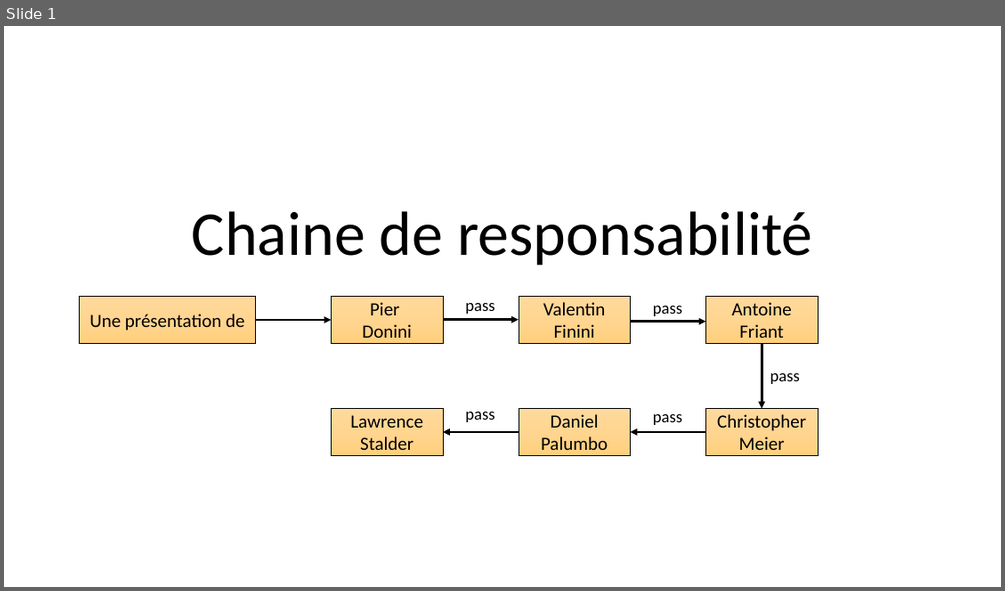
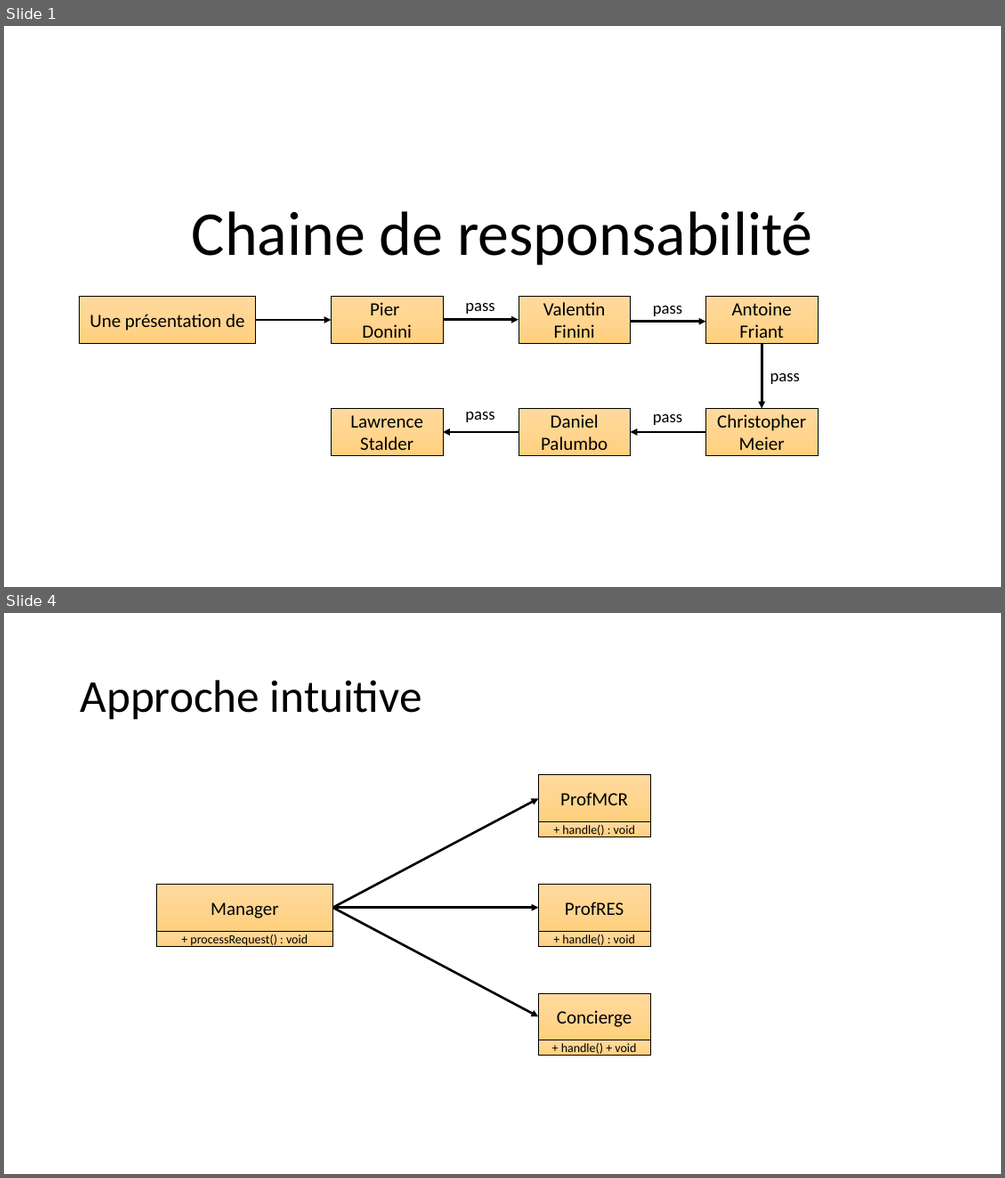
Before and after one commit to FontaineRiant/CoRe, a slide deck: presentation/chaine_responsabilite.pptx. Shown one above the other, each under a label of ours: slide 1 before the commit, slides 1 and 4 after it; the slides between them are not shown. The pictures are 1005x591 and 1005x1178 pixels, drawn with LibreOffice and Linux fonts; fonts in the diff are those of the drawing. Boxes give left, top, right and bottom in pixels: in the first picture for what was removed or moved away, otherwise in the second. Text is boxed around its words. In the diff, an @@ line names an element or a change of style, - is before the commit and + after.

```diff
--- a/presentation/chaine_responsabilite.pptx
+++ b/presentation/chaine_responsabilite.pptx
@@ slide 4 added at (x1=4, y1=613, x2=1001, y2=1174), background #FFFFFF @@
@@ title added at (x1=80, y1=680, x2=422, y2=720), 44 pt, text #000000 @@
+Approche intuitive
@@ arrow added from (333, 908) to (539, 798), #000000 2.25 pt @@
@@ rectangle added at (x1=539, y1=774, x2=651, y2=821), fill gradient #FFDB9E to #FFD590 to #FFD07C, outline #000000 0.5 pt, 18 pt, text #000000 @@
+ProfMCR
@@ rectangle added at (x1=539, y1=821, x2=651, y2=836), fill gradient #FFDB9E to #FFD590 to #FFD07C, outline #000000 0.5 pt, 12 pt, text #000000 @@
++ handle() : void
@@ rectangle added at (x1=156, y1=884, x2=333, y2=931), fill gradient #FFDB9E to #FFD590 to #FFD07C, outline #000000 0.5 pt, 18 pt, text #000000 @@
+Manager
@@ rectangle added at (x1=539, y1=884, x2=651, y2=931), fill gradient #FFDB9E to #FFD590 to #FFD07C, outline #000000 0.5 pt, 18 pt, text #000000 @@
+ProfRES
@@ rectangle added at (x1=156, y1=931, x2=333, y2=946), fill gradient #FFDB9E to #FFD590 to #FFD07C, outline #000000 0.5 pt, 12 pt, text #000000 @@
++ processRequest() : void
@@ arrow added from (333, 908) to (539, 908), #000000 2.25 pt @@
@@ arrow added from (333, 908) to (539, 1017), #000000 2.25 pt @@
@@ rectangle added at (x1=539, y1=931, x2=651, y2=946), fill gradient #FFDB9E to #FFD590 to #FFD07C, outline #000000 0.5 pt, 12 pt, text #000000 @@
++ handle() : void
@@ rectangle added at (x1=539, y1=993, x2=651, y2=1040), fill gradient #FFDB9E to #FFD590 to #FFD07C, outline #000000 0.5 pt, 18 pt, text #000000 @@
+Concierge
@@ rectangle added at (x1=539, y1=1040, x2=651, y2=1055), fill gradient #FFDB9E to #FFD590 to #FFD07C, outline #000000 0.5 pt, 12 pt, text #000000 @@
++ handle() + void
```
Also in this commit, not shown: 4 slides changed, 5 other slides added.
